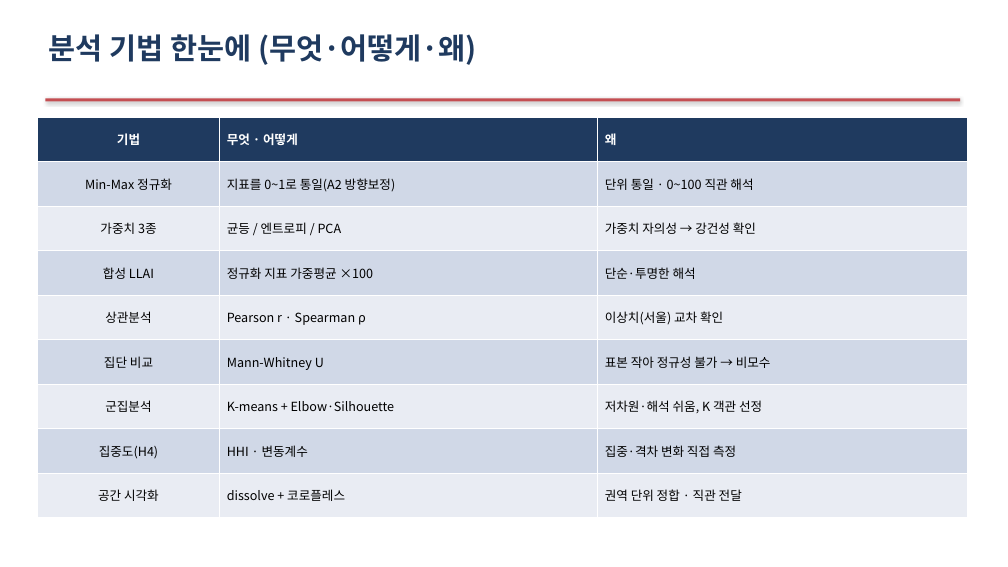
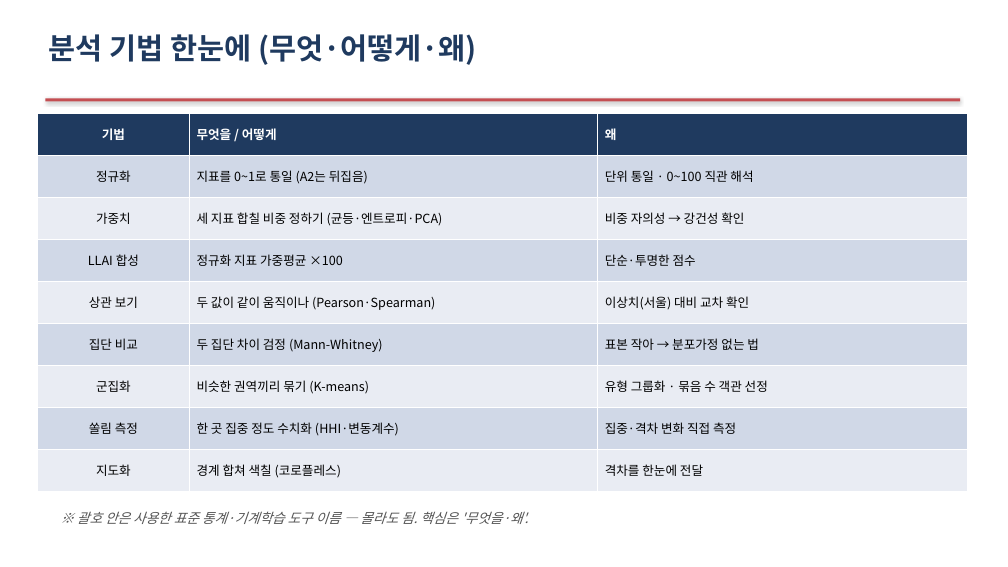
Before and after one commit to Allenkeem/llai-project, a slide deck: slide 10 of reports/발표자료.pptx (slide 11 before the commit). Drawn at 1008x567 pixels with LibreOffice and Linux fonts; fonts in the diff are those of the drawing. Boxes give left, top, right and bottom in pixels: in the first picture for what was removed or moved away, otherwise in the second. Text is boxed around its words. In the diff, an @@ line names an element or a change of style, - is before the commit and + after.

```diff
--- a/reports/발표자료.pptx
+++ b/reports/발표자료.pptx
@@ table at (x1=38, y1=113, x2=968, y2=492) @@
-row 1, column 2: 무엇 · 어떻게
+row 1, column 2: 무엇을 / 어떻게
-row 2, column 1: Min-Max 정규화
+row 2, column 1: 정규화
-row 2, column 2: 지표를 0~1로 통일(A2 방향보정)
+row 2, column 2: 지표를 0~1로 통일 (A2는 뒤집음)
-row 3: 가중치 3종 | 균등 / 엔트로피 / PCA | 가중치 자의성 → 강건성 확인
+row 3: 가중치 | 세 지표 합칠 비중 정하기 (균등·엔트로피·PCA) | 비중 자의성 → 강건성 확인
-row 4, column 1: 합성 LLAI
+row 4, column 1: LLAI 합성
-row 4, column 3: 단순·투명한 해석
+row 4, column 3: 단순·투명한 점수
-row 5: 상관분석 | Pearson r · Spearman ρ | 이상치(서울) 교차 확인
+row 5: 상관 보기 | 두 값이 같이 움직이나 (Pearson·Spearman) | 이상치(서울) 대비 교차 확인
-row 6, column 2: Mann-Whitney U
+row 6, column 2: 두 집단 차이 검정 (Mann-Whitney)
-row 6, column 3: 표본 작아 정규성 불가 → 비모수
+row 6, column 3: 표본 작아 → 분포가정 없는 법
-row 7: 군집분석 | K-means + Elbow·Silhouette | 저차원·해석 쉬움, K 객관 선정
+row 7: 군집화 | 비슷한 권역끼리 묶기 (K-means) | 유형 그룹화 · 묶음 수 객관 선정
-row 8, column 1: 집중도(H4)
+row 8, column 1: 쏠림 측정
-row 8, column 2: HHI · 변동계수
+row 8, column 2: 한 곳 집중 정도 수치화 (HHI·변동계수)
-row 9: 공간 시각화 | dissolve + 코로플레스 | 권역 단위 정합 · 직관 전달
+row 9: 지도화 | 경계 합쳐 색칠 (코로플레스) | 격차를 한눈에 전달
@@ table resized from (x1=38, y1=117, x2=968, y2=518) to (x1=38, y1=113, x2=968, y2=492) @@
@@ text added at (x1=77, y1=511, x2=528, y2=524), 13 pt, text #555555, italic @@
+※ 괄호 안은 사용한 표준 통계·기계학습 도구 이름 — 몰라도 됨. 핵심은 '무엇을·왜'.
```
Also in this commit, not shown: 11 other slides changed, 5 other files.
